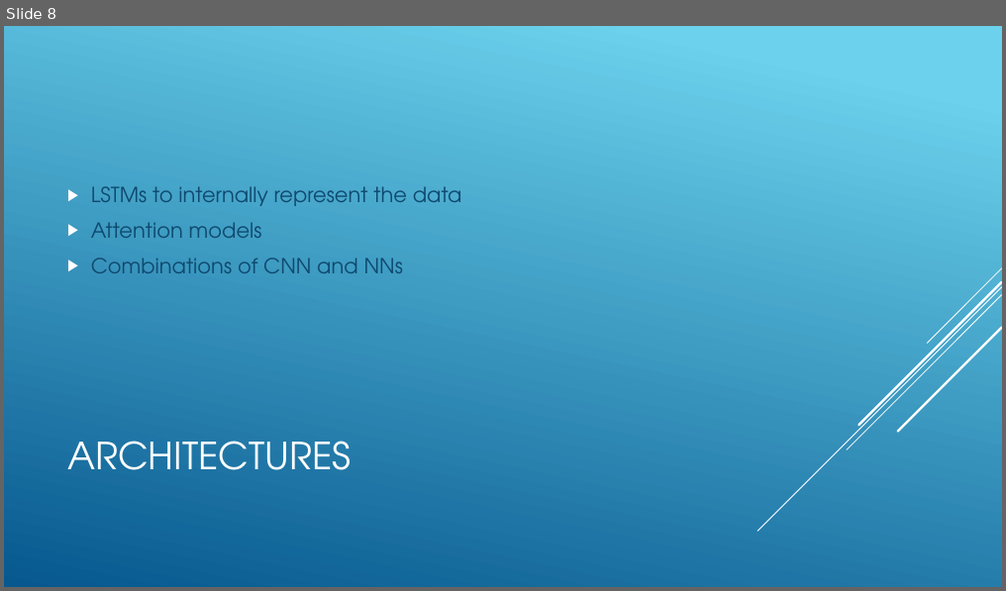
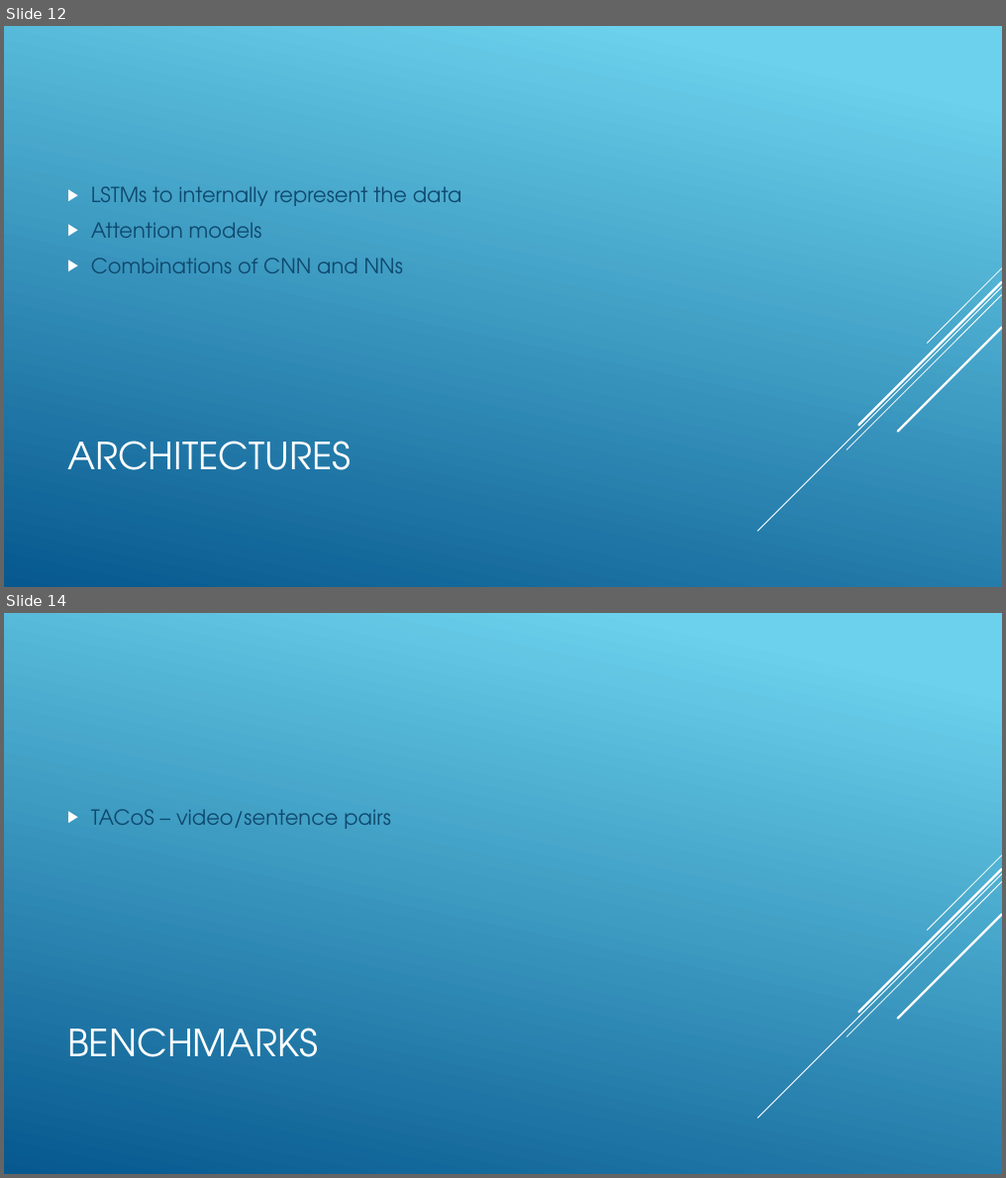
Before and after one commit to cpluspluscrowe/ResearchDirectionsTermPaper, a slide deck: Monthly Update.pptx. Shown one above the other, each under a label of ours: slide 8 before the commit, slides 12 and 14 after it; the slides between them are not shown. The pictures are 1006x591 and 1006x1178 pixels, drawn with LibreOffice and Linux fonts; fonts in the diff are those of the drawing. Boxes give left, top, right and bottom in pixels: in the first picture for what was removed or moved away, otherwise in the second. Text is boxed around its words. In the diff, an @@ line names an element or a change of style, - is before the commit and + after.

```diff
--- a/Monthly Update.pptx
+++ b/Monthly Update.pptx
@@ slide 14 added at box(4, 613, 1002, 1174), background gradient #6ED2EB to #06588E; not listed: 5 template elements that a slide beside it also shows @@
@@ text added at box(91, 809, 391, 829), 20 pt, text #0F496F @@
+▶ TACoS – video/sentence pairs
@@ title added at box(67, 1028, 318, 1058), 36 pt, text #FFFFFF @@
+BENCHMARKS
@@ what was slide 8 is now slide 12 @@
```
Also in this commit, not shown: 2 slides changed, 4 other slides added, 1 slide removed.
